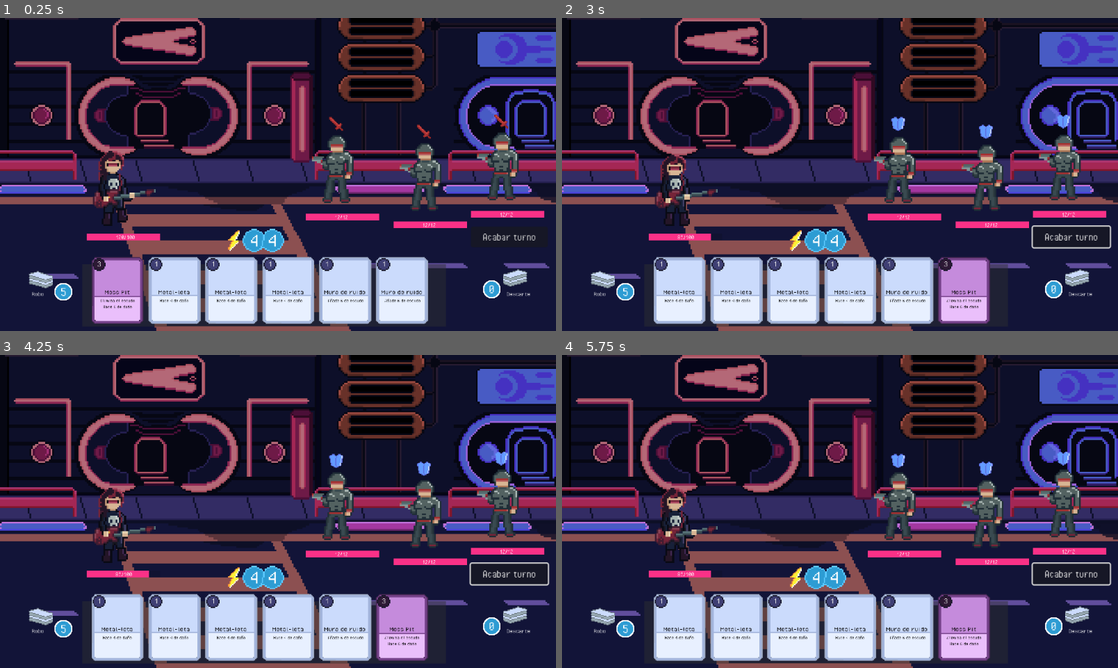
Above: before the commit, frames 1-4 (two rows, left to right).
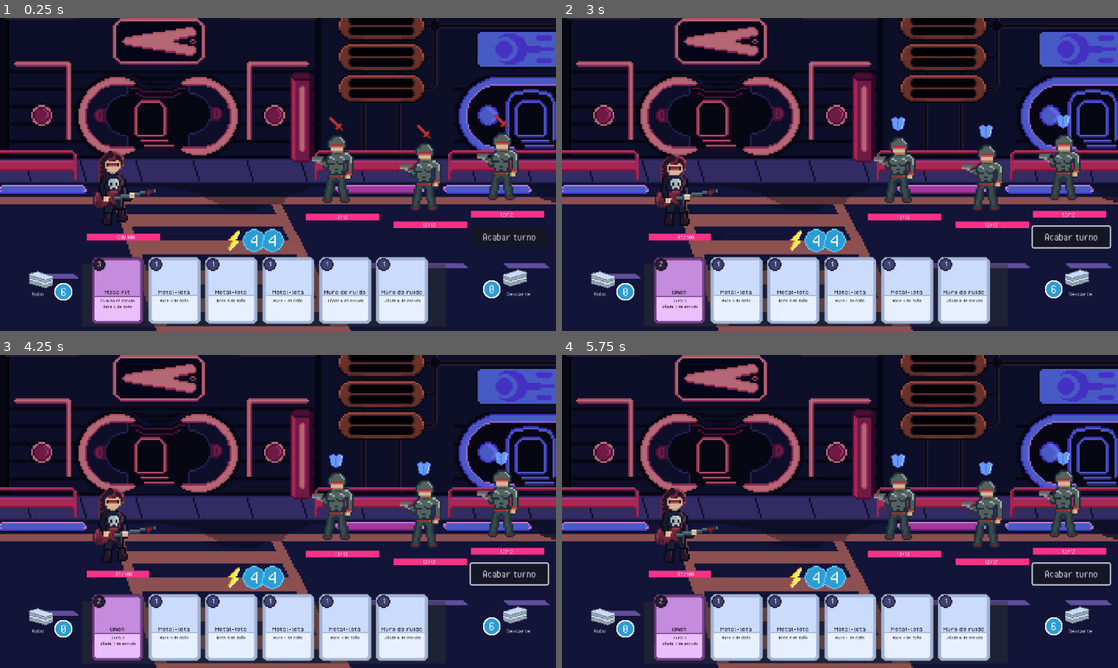
Above: after the commit, the same moments.

Repository: pablo-moreno/cyberdeck
Game: Godot game, scene res://scenes/battle.tscn
Same seed, same stepped clock (60 frames per second), same inputs: the game is played once before the commit and once after it.
Inputs (mouse positions are in pixels of both pictures, inside the frame that each line leads up to):
- Up to frame 1 (0.25 s): no input
- Up to frame 2 (3 s): drag from (678, 180) to (895, 105) at 0.52 s; click "Acabar turno" at 1.25 s; drag from (901, 165) to (812, 237) at 2.02 s; move the mouse to (984, 171) at 2.77 s; click (984, 171) at 2.92 s
- Up to frame 3 (4.25 s): drag from (500, 498) to (111, 464) at 3.52 s
- Up to frame 4 (5.75 s): move the mouse to (1006, 558) at 4.27 s; click (1006, 558) at 4.42 s; drag from (673, 464) to (756, 433) at 5.02 s

The runs differ from the first frame. In frame 1, less than 0.1% of the frame differs, in the area x 11-12%, y 86-89%; in frame 2, 4.1%, in the area x 11-89%, y 76-98%; in frame 3, 4.1%; in frame 4, 4.1%.

Commit message:
feat: added new card and a new trait to heal player

Diff:
--- /dev/null
+++ b/scenes/cards/metalgirl/omen.tscn
@@ -0,0 +1,24 @@
+[gd_scene load_steps=4 format=3 uid="uid://d1yuj5jbg1tdx"]
+
+[ext_resource type="Script" uid="uid://puqwp8rgy347" path="res://scripts/cards/effects/heal_effect.gd" id="1_tmupy"]
+[ext_resource type="Script" uid="uid://2k4h1j2357l6" path="res://scripts/cards/card.gd" id="1_u2gka"]
+[ext_resource type="Script" uid="uid://dl2ovw7kpojh3" path="res://scripts/cards/effects/shield_effect.gd" id="2_u2gka"]
+
+[node name="Omen" type="Node"]
+script = ExtResource("1_u2gka")
+card_name = "Omen"
+energy = 2
+type = 1
+target_type = 2
+animation_name = "shield"
+metadata/_custom_type_script = "uid://2k4h1j2357l6"
+
+[node name="HealEffect" type="Node" parent="."]
+script = ExtResource("1_tmupy")
+base_healing = 3
+metadata/_custom_type_script = "uid://puqwp8rgy347"
+
+[node name="ShieldEffect" type="Node" parent="."]
+script = ExtResource("2_u2gka")
+base_shield = 3
+metadata/_custom_type_script = "uid://dl2ovw7kpojh3"
--- a/scenes/characters/metalgirl.tscn
+++ b/scenes/characters/metalgirl.tscn
@@ -9,6 +9,7 @@
 [ext_resource type="Script" uid="uid://crfstdtmbnfuv" path="res://scripts/common/health.gd" id="5_gjix5"]
 [ext_resource type="Script" uid="uid://b1oja3s2i1c3s" path="res://scripts/traits/extra_draw_trait.gd" id="6_r71r1"]
 [ext_resource type="Script" uid="uid://c2x2a1fr37er3" path="res://scripts/traits/extra_energy_trait.gd" id="7_copgy"]
+[ext_resource type="PackedScene" uid="uid://d1yuj5jbg1tdx" path="res://scenes/cards/metalgirl/omen.tscn" id="7_sfsbp"]
 [ext_resource type="PackedScene" uid="uid://b5i3fykbust0s" path="res://scenes/ui/progress_health_bar_gradient.tscn" id="8_1ie2l"]
 [ext_resource type="Script" uid="uid://cw68u1tj5oj6p" path="res://scripts/utils/dropable_area.gd" id="10_kpmjy"]
 [ext_resource type="PackedScene" uid="uid://cbi7v731b1tpy" path="res://scenes/ui/damage_indicator.tscn" id="12_div4b"]
@@ -215,6 +216,8 @@
 [node name="WallOfSound" parent="Piles/Deck" instance=ExtResource("5_bhie5")]
 
 [node name="WallOfSound2" parent="Piles/Deck" instance=ExtResource("5_bhie5")]
+
+[node name="Omen" parent="Piles/Deck" instance=ExtResource("7_sfsbp")]
 
 [node name="Metalbass4" parent="Piles/Deck" instance=ExtResource("4_ppwyf")]
 
--- a/scenes/ui/damage_indicator.tscn
+++ b/scenes/ui/damage_indicator.tscn
@@ -91,6 +91,91 @@
 [sub_resource type="AnimationLibrary" id="AnimationLibrary_xfsbg"]
 _data = {
 &"damage": SubResource("Animation_xfsbg")
+}
+
+[sub_resource type="Animation" id="Animation_yldbh"]
+resource_name = "heal"
+length = 0.3
+tracks/0/type = "value"
+tracks/0/imported = false
+tracks/0/enabled = true
+tracks/0/path = NodePath("HealLabel:visible")
+tracks/0/interp = 1
+tracks/0/loop_wrap = true
+tracks/0/keys = {
+"times": PackedFloat32Array(0, 0.3),
+"transitions": PackedFloat32Array(1, 1),
+"update": 1,
+"values": [true, false]
+}
+tracks/1/type = "value"
+tracks/1/imported = false
+tracks/1/enabled = true
+tracks/1/path = NodePath("HealLabel:scale")
+tracks/1/interp = 1
+tracks/1/loop_wrap = true
+tracks/1/keys = {
+"times": PackedFloat32Array(0, 0.3),
+"transitions": PackedFloat32Array(1, 1),
+"update": 0,
+"values": [Vector2(3, 3), Vector2(1, 1)]
+}
+tracks/2/type = "value"
+tracks/2/imported = false
+tracks/2/enabled = true
+tracks/2/path = NodePath("HealLabel:position")
+tracks/2/interp = 1
+tracks/2/loop_wrap = true
+tracks/2/keys = {
+"times": PackedFloat32Array(0, 0.3),
+"transitions": PackedFloat32Array(0.210224, 1),
+"update": 0,
+"values": [Vector2(-30, -25), Vector2(0, -89)]
+}
+
+[sub_resource type="Animation" id="Animation_sdyhi"]
+length = 0.001
+tracks/0/type = "value"
+tracks/0/imported = false
+tracks/0/enabled = true
+tracks/0/path = NodePath("HealLabel:visible")
+tracks/0/interp = 1
+tracks/0/loop_wrap = true
+tracks/0/keys = {
+"times": PackedFloat32Array(0),
+"transitions": PackedFloat32Array(1),
+"update": 1,
+"values": [true]
+}
+tracks/1/type = "value"
+tracks/1/imported = false
+tracks/1/enabled = true
+tracks/1/path = NodePath("HealLabel:scale")
+tracks/1/interp = 1
+tracks/1/loop_wrap = true
+tracks/1/keys = {
+"times": PackedFloat32Array(0),
+"transitions": PackedFloat32Array(1),
+"update": 0,
+"values": [Vector2(1, 1)]
+}
+tracks/2/type = "value"
+tracks/2/imported = false
+tracks/2/enabled = true
+tracks/2/path = NodePath("HealLabel:position")
+tracks/2/interp = 1
+tracks/2/loop_wrap = true
+tracks/2/keys = {
+"times": PackedFloat32Array(0),
+"transitions": PackedFloat32Array(1),
+"update": 0,
+"values": [Vector2(-30, -25)]
+}
+
+[sub_resource type="AnimationLibrary" id="AnimationLibrary_x3keb"]
+_data = {
+&"RESET": SubResource("Animation_sdyhi"),
+&"heal": SubResource("Animation_yldbh")
 }
 
 [node name="DamageIndicator" type="Control"]
@@ -99,12 +184,10 @@
 script = ExtResource("1_jx630")
 
 [node name="ShieldLabel" type="Label" parent="."]
-visible = false
 layout_mode = 0
-offset_left = 16.0
-offset_top = -96.0
-offset_right = 56.0
-offset_bottom = -64.0
+offset_top = -32.0
+offset_right = 40.0
+scale = Vector2(3, 3)
 pivot_offset = Vector2(20.3722, 17.2657)
 theme = ExtResource("1_rqk2v")
 theme_override_colors/font_color = Color(0.369739, 0.563836, 0.99347, 1)
@@ -112,13 +195,26 @@
 horizontal_alignment = 1
 vertical_alignment = 1
 
+[node name="HealLabel" type="Label" parent="."]
+offset_top = -89.0
+offset_right = 40.0
+offset_bottom = -57.0
+rotation = -6.28318
+pivot_offset = Vector2(20, 16)
+theme = ExtResource("1_rqk2v")
+theme_override_colors/font_color = Color(0.244795, 0.736645, 0.443033, 1)
+text = "99"
+horizontal_alignment = 1
+vertical_alignment = 1
+
 [node name="DamageLabel" type="Label" parent="."]
+visible = false
 layout_mode = 0
-offset_left = -48.0
-offset_top = -32.0
-offset_right = -8.0
+offset_left = -64.0
+offset_top = -96.0
+offset_right = -24.0
+offset_bottom = -64.0
 rotation = -6.28318
-scale = Vector2(3, 3)
 pivot_offset = Vector2(20, 16)
 theme = ExtResource("1_rqk2v")
 theme_override_colors/font_color = Color(1, 0.397702, 0.329255, 1)
@@ -135,3 +231,8 @@
 libraries = {
 &"": SubResource("AnimationLibrary_xfsbg")
 }
+
+[node name="HealAnimationPlayer" type="AnimationPlayer" parent="."]
+libraries = {
+&"": SubResource("AnimationLibrary_x3keb")
+}
--- /dev/null
+++ b/scripts/cards/effects/heal_effect.gd
@@ -0,0 +1,11 @@
+class_name HealEffect extends CardEffect
+
+
+@export var base_healing: int = 6
+
+
+func apply(card: Card, origin: Character, targets: Array[Variant]):
+    origin.health.heal(base_healing)
+
+func get_description() -> String:
+    return tr("Cura %s" % base_healing)
--- a/scripts/common/health.gd
+++ b/scripts/common/health.gd
@@ -29,7 +29,7 @@
 signal damaged(amount: int)
 
 ## Emitted after healing
-signal healed
+signal healed(amount: int)
 #endregion
 
 func _ready():
@@ -72,9 +72,11 @@
         - change_health
         - healed
     """
+    var initial_health = health
+
     health = min(health + amount, current_max_health)
     change_health.emit(health)
-    healed.emit()
+    healed.emit(health - initial_health)
 
 
 func add_shield(amount: int) -> void:
--- a/scripts/traits/extra_draw_trait.gd
+++ b/scripts/traits/extra_draw_trait.gd
@@ -1,5 +1,4 @@
-class_name ExtraDrawCard
-extends Trait
+class_name ExtraDrawCard extends Trait
 
 
 func apply(target: Character):
--- a/scripts/traits/extra_energy_trait.gd
+++ b/scripts/traits/extra_energy_trait.gd
@@ -1,5 +1,4 @@
-class_name ExtraEnergyTrait
-extends Trait
+class_name ExtraEnergyTrait extends Trait
 
 
 func apply(target: Character):
--- /dev/null
+++ b/scripts/traits/heal_trait.gd
@@ -0,0 +1,8 @@
+class_name HealTrait extends Trait
+
+
+@export var amount: int = 6
+
+
+func apply(target: Character):
+    target.health.heal(amount)
--- a/scripts/ui/damage_indicator.gd
+++ b/scripts/ui/damage_indicator.gd
@@ -2,15 +2,18 @@
 
 @onready var damage_animation_player: AnimationPlayer = $DamageAnimationPlayer
 @onready var shield_animation_player: AnimationPlayer = $ShieldAnimationPlayer
+@onready var heal_animation_player: AnimationPlayer = $HealAnimationPlayer
 
 @onready var damage_label: Label = $DamageLabel
 @onready var shield_label: Label = $ShieldLabel
+@onready var heal_label: Label = $HealLabel
 
 
 func _ready():
     var _health: Health = owner.find_child("Health")
     damage_label.visible = false
     shield_label.visible = false
+    heal_label.visible = false
 
     if not _health:
         printerr("Health node not found")
@@ -18,6 +21,7 @@
 
     _health.damaged.connect(_on_damaged)
     _health.shielded_damage.connect(_on_shielded)
+    _health.healed.connect(_on_healed)
 
 
 func _on_damaged(amount: int):
@@ -28,3 +32,7 @@
 func _on_shielded(amount: int):
     shield_label.text = str(amount)
     shield_animation_player.play("shield")
+
+func _on_healed(amount: int):
+    heal_label.text = str(amount)
+    heal_animation_player.play("heal")
Not shown: 1 places in scenes/characters/metalgirl.tscn that only renumber resources
Not shown: 1 places in scenes/ui/damage_indicator.tscn that only renumber resources
Not shown, added: scripts/cards/effects/heal_effect.gd.uid
Not shown, added: scripts/traits/heal_trait.gd.uid
